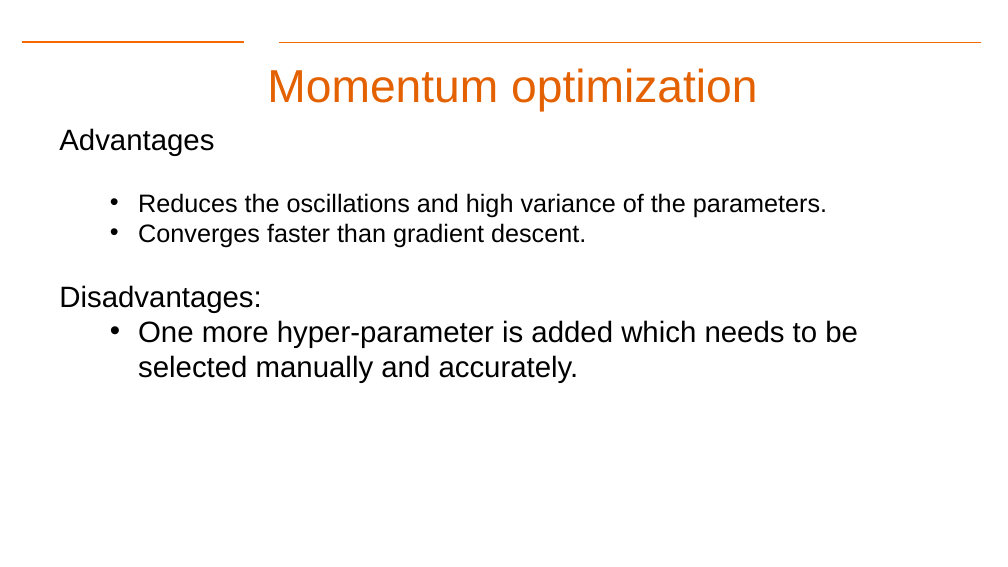
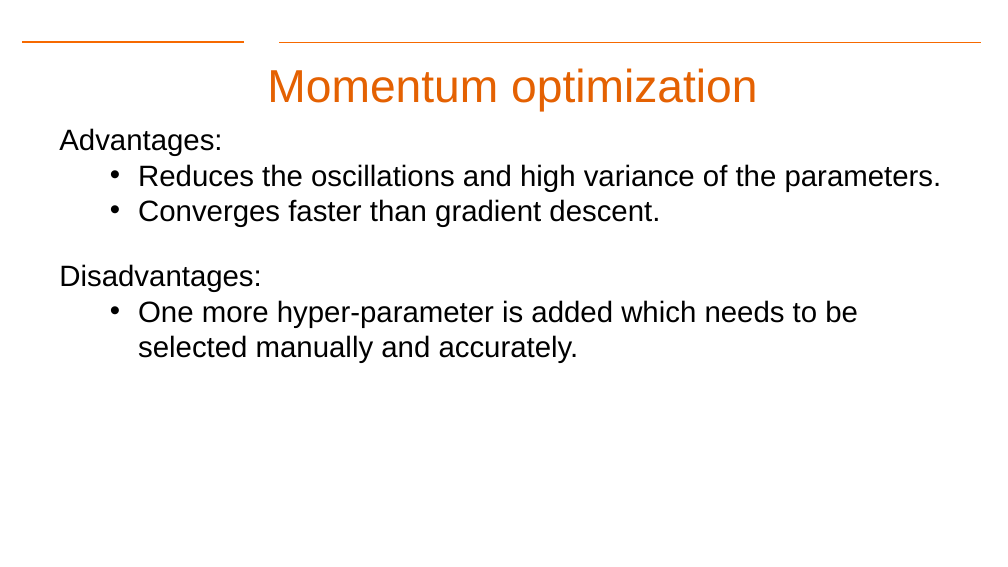
Before and after one commit to gk5951/RIT-DSCI-633-FDS, a slide deck: slide 24 of Syllabus/Lecture19/Lec19DNN2.pptx (slide 23 before the commit). Drawn at 1008x567 pixels with LibreOffice and Linux fonts; fonts in the diff are those of the drawing; background and template pictures are left out. Boxes give left, top, right and bottom in pixels: in the first picture for what was removed or moved away, otherwise in the second. Text is boxed around its words. In the diff, an @@ line names an element or a change of style, - is before the commit and + after.

```diff
--- a/Syllabus/Lecture19/Lec19DNN2.pptx
+++ b/Syllabus/Lecture19/Lec19DNN2.pptx
@@ text at (59, 128, 222, 156): text changed @@
-Advantages
+Advantages:
@@ text at (138, 164, 942, 227): size 24 to 28 pt in "Reduces the oscillations and high variance of ...", "Converges faster than gradient descent." @@
```
Also in this commit, not shown: 2 other slides changed, 1 slide added.
